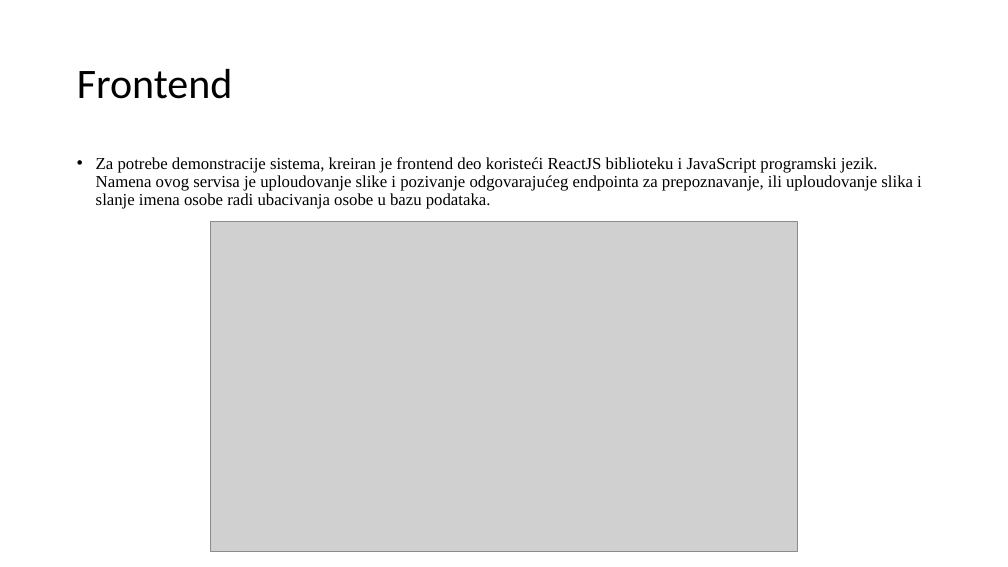
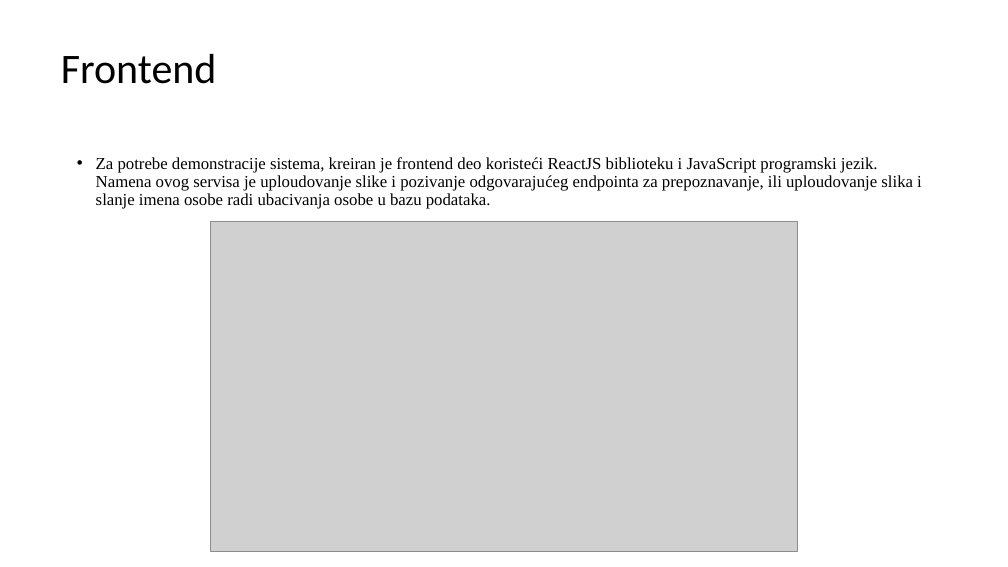
Before and after one commit to DavorJordacevic/FaceRecognitionThesis, a slide deck: slide 38 of Upotreba Metoda Dubokog Ucenja U Sintezi Sistema Za Prepoznavanje Lica.pptx. Drawn at 1008x567 pixels with LibreOffice and Linux fonts; fonts in the diff are those of the drawing; grey boxes stand for pictures. Boxes give left, top, right and bottom in pixels: in the first picture for what was removed or moved away, otherwise in the second. Text is boxed around its words. In the diff, an @@ line names an element or a change of style, - is before the commit and + after.

```diff
--- a/Upotreba Metoda Dubokog Ucenja U Sintezi Sistema Za Prepoznavanje Lica.pptx
+++ b/Upotreba Metoda Dubokog Ucenja U Sintezi Sistema Za Prepoznavanje Lica.pptx
@@ title "Frontend": place and size @@
-title "Frontend" at bbox=[77, 69, 233, 99]
+title "Frontend" at bbox=[61, 54, 217, 84]
```
Also in this commit, not shown: 8 other slides changed, 1 slide added.
